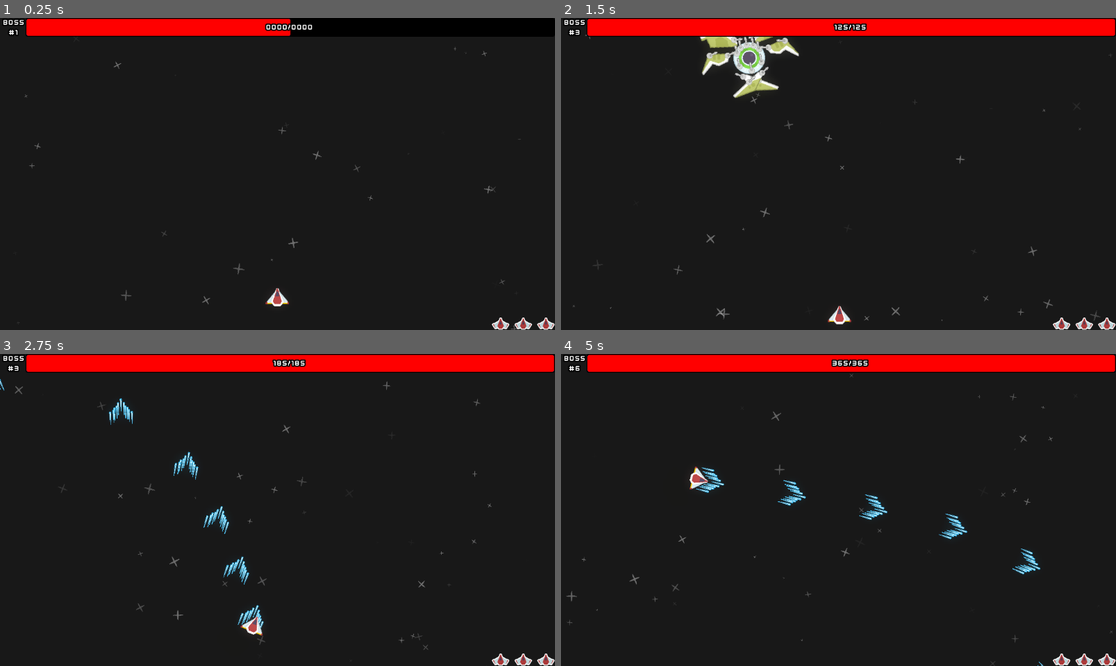
Above: before the commit, frames 1-4 (two rows, left to right).
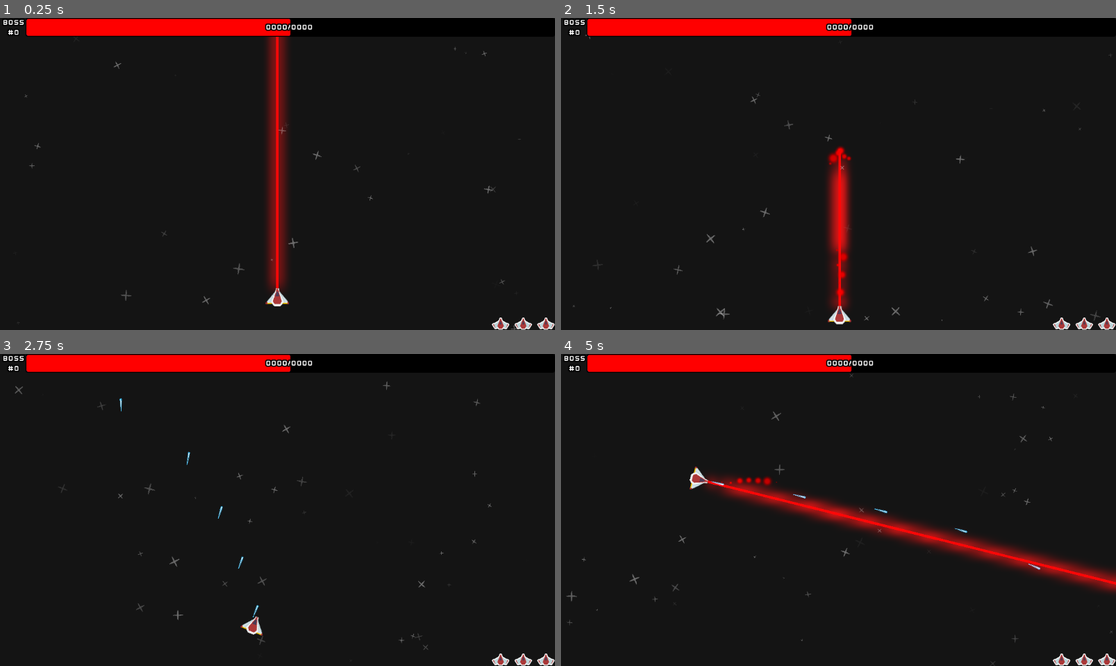
Above: after the commit, the same moments.

Repository: Noxalus/GMTK-2024
Game: Godot game, scene res://scenes/game.tscn
Same seed, same stepped clock (60 frames per second), same inputs: the game is played once before the commit and once after it. The engine's default icon, where the game draws it, is replaced by a stand-in: a white triangle on a blue panel in a dark square.
Inputs (mouse positions are in pixels of both pictures, inside the frame that each line leads up to):
- Up to frame 1 (0.25 s): no input
- Up to frame 2 (1.5 s): move the mouse to (960, 158) at 0.52 s; hold D (move_right) 0.53-1.28 s; hold Shift (focus) 0.53-1.28 s; tap Page Up (next_boss) at 0.8, 1.35 s; move the mouse to (727, 189) at 1.27 s; hold S (move_down) from 1.28 s (still down)
- Up to frame 3 (2.75 s): click (166, 525) at 1.55 s; move the mouse to (333, 441) at 2.02 s; release S (move_down) at 2.03 s; press the mouse at (333, 441) at 2.03 s; hold D (move_right) from 2.03 s (still down); tap Shift (focus) at 2.3 s
- Up to frame 4 (5 s): move the mouse to (810, 572) at 2.77 s; release D (move_right) at 2.78 s; release the mouse at (810, 572) at 2.78 s; hold Insert (choose_upgrade) 2.78-3.5 s; tap Shift (focus) at 2.85 s; tap Page Up (next_boss) at 3.05, 4.35 s; click (755, 541) at 3.52 s; move the mouse to (1005, 556) at 4.27 s; press the mouse at (1005, 556) at 4.28 s; hold A (move_left) from 4.28 s (still down)

The runs differ from the first frame. In frame 1, 2.8% of the frame differs, in the area x 1-52%, y 3-88%; in frame 2, 6.2%; in frame 3, 3.4%; in frame 4, 8.1%, in the area x 2-100%, y 0-100%.

Commit message:
Try to create the laser turret.

Diff:
--- a/forever-warning/project.godot
+++ b/forever-warning/project.godot
@@ -121,3 +121,4 @@
 renderer/rendering_method="gl_compatibility"
 renderer/rendering_method.mobile="gl_compatibility"
 environment/defaults/default_clear_color=Color(0.0911214, 0.0911215, 0.0911214, 1)
+viewport/hdr_2d=true
--- a/forever-warning/scenes/boss_parts/boss_part_1.tscn
+++ b/forever-warning/scenes/boss_parts/boss_part_1.tscn
@@ -1,9 +1,25 @@
-[gd_scene load_steps=7 format=3 uid="uid://oqksecdtg7x6"]
+[gd_scene load_steps=9 format=3 uid="uid://oqksecdtg7x6"]
 
 [ext_resource type="PackedScene" uid="uid://00bkmvppa4wt" path="res://scenes/boss_parts/base_boss_part.tscn" id="1_m5u1t"]
 [ext_resource type="Texture2D" uid="uid://brt6qhpvxijld" path="res://assets/sprites/parts/wingGreen_0.png" id="2_6ulif"]
 [ext_resource type="Script" path="res://scripts/boss_part_slot.gd" id="3_wx7d5"]
 [ext_resource type="Script" path="res://scripts/boss_weapon_slot.gd" id="4_dd3dn"]
+
+[sub_resource type="Shader" id="Shader_i2fx5"]
+code = "shader_type canvas_item;
+
+uniform float hit_opacity = 0;
+
+void fragment() {
+	COLOR.rgb = texture(TEXTURE, UV).rgb * (1.0 - hit_opacity) + vec3(1,1,1) * hit_opacity;
+	COLOR.a = texture(TEXTURE, UV).a;
+}
+"
+
+[sub_resource type="ShaderMaterial" id="ShaderMaterial_ou2fe"]
+resource_local_to_scene = true
+shader = SubResource("Shader_i2fx5")
+shader_parameter/hit_opacity = 0.0
 
 [sub_resource type="CircleShape2D" id="CircleShape2D_3q8nv"]
 radius = 12.0
@@ -14,6 +30,7 @@
 [node name="Part1" instance=ExtResource("1_m5u1t")]
 
 [node name="Sprite" parent="." index="0"]
+material = SubResource("ShaderMaterial_ou2fe")
 texture = ExtResource("2_6ulif")
 
 [node name="CollisionShape2D" type="CollisionShape2D" parent="." index="1"]
--- /dev/null
+++ b/forever-warning/scenes/boss_weapons/base_boss_weapon.tscn
@@ -0,0 +1,37 @@
+[gd_scene load_steps=7 format=3 uid="uid://b35kjkdimjibe"]
+
+[ext_resource type="Script" path="res://scripts/boss_weapon_turret.gd" id="1_nk8hd"]
+[ext_resource type="Texture2D" uid="uid://xafi1bdlq6de" path="res://assets/sprites/parts/turretBase_small.png" id="2_y5ws7"]
+[ext_resource type="Texture2D" uid="uid://boq7k3u800f6u" path="res://assets/sprites/spaceParts_091.png" id="3_di6ja"]
+[ext_resource type="AudioStream" uid="uid://cmnxytjdtq36i" path="res://assets/audio/sfx/shoot.wav" id="4_3pnjs"]
+
+[sub_resource type="CircleShape2D" id="CircleShape2D_7m3vi"]
+radius = 7.0
+
+[sub_resource type="AudioStreamRandomizer" id="AudioStreamRandomizer_v7ueq"]
+streams_count = 1
+stream_0/stream = ExtResource("4_3pnjs")
+
+[node name="BossWeaponTurret" type="Area2D"]
+script = ExtResource("1_nk8hd")
+
+[node name="BaseSprite" type="Sprite2D" parent="."]
+scale = Vector2(0.5, 0.5)
+texture = ExtResource("2_y5ws7")
+
+[node name="TurretSprite" type="Sprite2D" parent="."]
+scale = Vector2(0.3, 0.3)
+texture = ExtResource("3_di6ja")
+centered = false
+offset = Vector2(-11, -62)
+
+[node name="CollisionShape2D" type="CollisionShape2D" parent="."]
+visible = false
+shape = SubResource("CircleShape2D_7m3vi")
+
+[node name="ShootTimer" type="Timer" parent="."]
+one_shot = true
+
+[node name="ShootSound" type="AudioStreamPlayer" parent="."]
+stream = SubResource("AudioStreamRandomizer_v7ueq")
+volume_db = -20.0
--- /dev/null
+++ b/forever-warning/scenes/boss_weapons/boss_weapon_laser.tscn
@@ -0,0 +1,73 @@
+[gd_scene load_steps=11 format=3 uid="uid://ci1lhjwsc28hy"]
+
+[ext_resource type="PackedScene" uid="uid://b35kjkdimjibe" path="res://scenes/boss_weapons/base_boss_weapon.tscn" id="1_s0lqp"]
+[ext_resource type="Texture2D" uid="uid://6gy2r8vkcnqh" path="res://assets/sprites/spaceParts_093.png" id="2_po61e"]
+[ext_resource type="Script" path="res://scripts/laser.gd" id="3_unmxb"]
+[ext_resource type="Texture2D" uid="uid://bjqm6o35v8n5t" path="res://assets/sprites/fx/glowing_circle.png" id="4_vvktd"]
+
+[sub_resource type="Gradient" id="Gradient_5ffr8"]
+offsets = PackedFloat32Array(0, 0.828358, 1)
+colors = PackedColorArray(1, 1, 1, 1, 0.746269, 0.746269, 0.746269, 1, 1, 1, 1, 0)
+
+[sub_resource type="GradientTexture1D" id="GradientTexture1D_jx8hs"]
+gradient = SubResource("Gradient_5ffr8")
+
+[sub_resource type="Curve" id="Curve_lhgn7"]
+_data = [Vector2(0, 1), 0.0, 0.0, 0, 0, Vector2(0.62013, 1), 0.0, 0.0, 0, 0, Vector2(1, 0), 0.0, 0.0, 0, 0]
+point_count = 3
+
+[sub_resource type="CurveTexture" id="CurveTexture_dwbvd"]
+curve = SubResource("Curve_lhgn7")
+
+[sub_resource type="ParticleProcessMaterial" id="ParticleProcessMaterial_n8mdc"]
+particle_flag_disable_z = true
+direction = Vector3(0, 1, 0)
+initial_velocity_min = 120.0
+initial_velocity_max = 120.0
+gravity = Vector3(0, 0, 0)
+scale_min = 0.01
+scale_max = 0.25
+scale_curve = SubResource("CurveTexture_dwbvd")
+color_ramp = SubResource("GradientTexture1D_jx8hs")
+
+[sub_resource type="ParticleProcessMaterial" id="ParticleProcessMaterial_s3iej"]
+particle_flag_disable_z = true
+direction = Vector3(0, 1, 0)
+initial_velocity_min = 250.0
+initial_velocity_max = 250.0
+gravity = Vector3(0, 0, 0)
+scale_min = 0.01
+scale_max = 0.25
+scale_curve = SubResource("CurveTexture_dwbvd")
+color_ramp = SubResource("GradientTexture1D_jx8hs")
+
+[node name="BossWeaponTurret" instance=ExtResource("1_s0lqp")]
+
+[node name="TurretSprite" parent="." index="1"]
+texture = ExtResource("2_po61e")
+offset = Vector2(-14, -62)
+
+[node name="Laser" type="RayCast2D" parent="." index="5"]
+position = Vector2(0, -18)
+rotation = -3.14159
+scale = Vector2(0.5, 0.5)
+target_position = Vector2(0, 10000)
+script = ExtResource("3_unmxb")
+
+[node name="Line2D" type="Line2D" parent="Laser" index="0"]
+points = PackedVector2Array(0, 2, 0, 10000)
+default_color = Color(10, 0, 0, 0.5)
+
+[node name="BeamParticle" type="GPUParticles2D" parent="Laser" index="1"]
+position = Vector2(1.01407e-05, 4)
+emitting = false
+process_material = SubResource("ParticleProcessMaterial_n8mdc")
+texture = ExtResource("4_vvktd")
+lifetime = 0.3
+
+[node name="CastingParticle" type="GPUParticles2D" parent="Laser" index="2"]
+position = Vector2(1.01407e-05, 4)
+emitting = false
+process_material = SubResource("ParticleProcessMaterial_s3iej")
+texture = ExtResource("4_vvktd")
+lifetime = 0.3
--- a/forever-warning/scenes/boss_weapons/boss_weapon_turret.tscn
+++ b/forever-warning/scenes/boss_weapons/boss_weapon_turret.tscn
@@ -1,36 +1,5 @@
-[gd_scene load_steps=7 format=3 uid="uid://d0q1eegilkwdr"]
+[gd_scene load_steps=2 format=3 uid="uid://dqtgiev6sy0gp"]
 
-[ext_resource type="Script" path="res://scripts/boss_weapon_turret.gd" id="1_gfiwf"]
-[ext_resource type="Texture2D" uid="uid://xafi1bdlq6de" path="res://assets/sprites/parts/turretBase_small.png" id="2_5g0p8"]
-[ext_resource type="Texture2D" uid="uid://boq7k3u800f6u" path="res://assets/sprites/spaceParts_091.png" id="3_qj58q"]
-[ext_resource type="AudioStream" uid="uid://cmnxytjdtq36i" path="res://assets/audio/sfx/shoot.wav" id="4_ktxxb"]
+[ext_resource type="PackedScene" uid="uid://b35kjkdimjibe" path="res://scenes/boss_weapons/base_boss_weapon.tscn" id="1_x3u3r"]
 
-[sub_resource type="CircleShape2D" id="CircleShape2D_7m3vi"]
-radius = 7.0
-
-[sub_resource type="AudioStreamRandomizer" id="AudioStreamRandomizer_v7ueq"]
-streams_count = 1
-stream_0/stream = ExtResource("4_ktxxb")
-
-[node name="BossWeaponTurret" type="Area2D"]
-script = ExtResource("1_gfiwf")
-
-[node name="TurretBaseSmall" type="Sprite2D" parent="."]
-scale = Vector2(0.5, 0.5)
-texture = ExtResource("2_5g0p8")
-
-[node name="SpaceParts091" type="Sprite2D" parent="."]
-scale = Vector2(0.3, 0.3)
-texture = ExtResource("3_qj58q")
-centered = false
-offset = Vector2(-11, -62)
-
-[node name="CollisionShape2D" type="CollisionShape2D" parent="."]
-shape = SubResource("CircleShape2D_7m3vi")
-
-[node name="ShootTimer" type="Timer" parent="."]
-one_shot = true
-
-[node name="ShootSound" type="AudioStreamPlayer" parent="."]
-stream = SubResource("AudioStreamRandomizer_v7ueq")
-volume_db = -20.0
+[node name="BossWeaponTurret" instance=ExtResource("1_x3u3r")]
--- a/forever-warning/scenes/game.tscn
+++ b/forever-warning/scenes/game.tscn
@@ -1,19 +1,23 @@
-[gd_scene load_steps=4 format=3 uid="uid://pkr3ksnu1qgh"]
+[gd_scene load_steps=5 format=3 uid="uid://pkr3ksnu1qgh"]
 
 [ext_resource type="PackedScene" uid="uid://55hgfllu4oyd" path="res://scenes/player.tscn" id="1_thu6u"]
 [ext_resource type="PackedScene" uid="uid://c07xp0rpn0hhn" path="res://scenes/hud/hud.tscn" id="3_0165h"]
 
-[sub_resource type="Environment" id="Environment_e34oq"]
+[sub_resource type="Environment" id="Environment_rekqa"]
 background_mode = 3
-background_color = Color(1, 0, 1, 1)
 glow_enabled = true
-glow_intensity = 1.0
-glow_bloom = 0.2
+glow_intensity = 8.0
+glow_hdr_threshold = 4.0
+glow_hdr_scale = 4.0
+glow_hdr_luminance_cap = 1.0
+
+[sub_resource type="RectangleShape2D" id="RectangleShape2D_eejtx"]
+size = Vector2(732, 20)
 
 [node name="Game" type="Node"]
 
 [node name="WorldEnvironment" type="WorldEnvironment" parent="."]
-environment = SubResource("Environment_e34oq")
+environment = SubResource("Environment_rekqa")
 
 [node name="Player" parent="." instance=ExtResource("1_thu6u")]
 position = Vector2(0, 255)
@@ -27,3 +31,8 @@
 
 [node name="BossSpawn" type="Node2D" parent="."]
 position = Vector2(0, -179)
+
+[node name="StaticBody2D" type="StaticBody2D" parent="."]
+
+[node name="CollisionShape2D" type="CollisionShape2D" parent="StaticBody2D"]
+shape = SubResource("RectangleShape2D_eejtx")
--- a/forever-warning/scenes/player.tscn
+++ b/forever-warning/scenes/player.tscn
@@ -6,6 +6,7 @@
 [ext_resource type="AudioStream" uid="uid://cmnxytjdtq36i" path="res://assets/audio/sfx/shoot.wav" id="3_l5qrk"]
 [ext_resource type="Script" path="res://scripts/camera.gd" id="5_8fr2p"]
 [ext_resource type="PackedScene" uid="uid://dk3qfnhyguxpu" path="res://scenes/fx/stars_fx.tscn" id="5_j1dpa"]
+[ext_resource type="PackedScene" uid="uid://ci1lhjwsc28hy" path="res://scenes/boss_weapons/boss_weapon_laser.tscn" id="7_3pcj2"]
 
 [sub_resource type="CircleShape2D" id="CircleShape2D_m63fx"]
 radius = 12.0
@@ -98,33 +99,43 @@
 position = Vector2(0, -18)
 
 [node name="Spawner2" type="Node2D" parent="BulletSpawners"]
+visible = false
 position = Vector2(22, 9)
 
 [node name="Spawner3" type="Node2D" parent="BulletSpawners"]
+visible = false
 position = Vector2(-23, 9)
 
 [node name="Spawner4" type="Node2D" parent="BulletSpawners"]
+visible = false
 position = Vector2(-14, 0)
 
 [node name="Spawner5" type="Node2D" parent="BulletSpawners"]
+visible = false
 position = Vector2(13, 0)
 
 [node name="Spawner6" type="Node2D" parent="BulletSpawners"]
+visible = false
 position = Vector2(6, -10)
 
 [node name="Spawner7" type="Node2D" parent="BulletSpawners"]
+visible = false
 position = Vector2(-6, -10)
 
 [node name="Spawner8" type="Node2D" parent="BulletSpawners"]
+visible = false
 position = Vector2(-9, -3)
 
 [node name="Spawner9" type="Node2D" parent="BulletSpawners"]
+visible = false
 position = Vector2(9, -3)
 
 [node name="Spawner10" type="Node2D" parent="BulletSpawners"]
+visible = false
 position = Vector2(16, 5)
 
 [node name="Spawner11" type="Node2D" parent="BulletSpawners"]
+visible = false
 position = Vector2(-16, 5)
 
 [node name="FireDelayTimer" type="Timer" parent="."]
@@ -157,4 +168,6 @@
 "": SubResource("AnimationLibrary_fx4y3")
 }
 
+[node name="BossWeaponTurret" parent="." instance=ExtResource("7_3pcj2")]
+
 [connection signal="timeout" from="InvincibilityTimer" to="." method="_on_invincibility_timer_timeout"]
--- a/forever-warning/scripts/game.gd
+++ b/forever-warning/scripts/game.gd
@@ -134,6 +134,7 @@
 	bullets.clear()
 
 func spawn_new_boss():
+	return
 	clear_boss_bullets()
 	wave_count += 1
 
--- /dev/null
+++ b/forever-warning/scripts/laser.gd
@@ -0,0 +1,52 @@
+extends RayCast2D
+
+var is_casting := false
+var tween: Tween
+
+func _ready() -> void:
+	tween = create_tween()
+	set_physics_process(false)
+
+func _process(delta: float) -> void:
+	if Input.is_action_just_pressed("focus"):
+		set_is_casting(not is_casting)
+
+func _physics_process(delta: float) -> void:
+	var cast_point := target_position
+	force_raycast_update()
+
+	$CastingParticle.emitting = is_colliding()
+
+	if is_colliding():
+		cast_point = to_local(get_collision_point())
+		$CastingParticle.position = cast_point
+		$CastingParticle.global_rotation = get_collision_normal().angle() - PI / 2.0
+
+	$Line2D.points[1] = cast_point
+
+func set_is_casting(cast: bool) -> void:
+	is_casting = cast
+
+	$BeamParticle.emitting = is_casting
+
+	if is_casting:
+		appear()
+	else:
+		$CastingParticle.emitting = false
+		disappear()
+
+	set_physics_process(is_casting)
+
+func appear() -> void:
+	print("APPEAR")
+	if tween:
+		tween.kill()
+	tween = create_tween()
+	tween.tween_property($Line2D, "width", 10, 0.2)
+
+func disappear() -> void:
+	print("DISAPPEAR")
+	if tween:
+		tween.kill()
+	tween = create_tween()
+	tween.tween_property($Line2D, "width", 0.0, 0.1)
Binary file added: forever-warning/assets/sprites/fx/glowing_circle.png
Not shown, added: forever-warning/assets/sprites/fx/glowing_circle.png.import
Not shown: 1 places in forever-warning/scenes/player.tscn that only renumber resources
